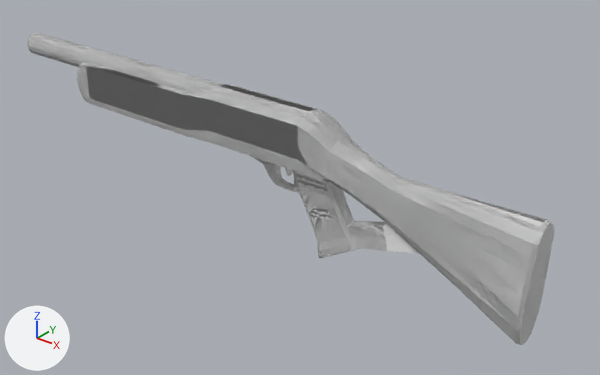
Before and after pictures for a commit that changed the Blender file gun.blend.
Both versions are drawn from a camera (50 mm lens) standing at (0.793, -0.915, 0.483) and looking at (0.028, 0.042, -0.111). Arrows for +X, +Y and +Z are at lower left; the lights stay in place.

Script lines for the objects in view, before the commit:
```python
me_cube = bpy.data.meshes.new('Cube')
me_cube.from_pydata(...)  # 3076 vertices, 3168 faces; spans x -0.49..0.38, y -0.26..0.26, z -1.3..0.32
ob_gun = bpy.data.objects.new('gun', me_cube)
ob_gun.parent = ob_gun_base
ob_gun.location = (0.0, 0.0, 0.0)
ob_gun.scale = (1.21, 0.138, 0.155)
```
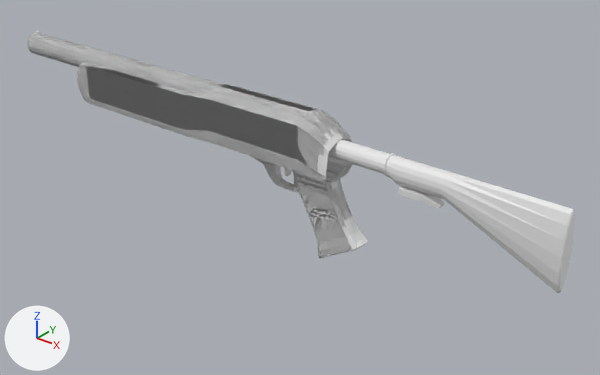
What changed in the scene script:
```text
Change me_cube:
    used by ob_gun; parent = ob_gun_base; location = (0.0, 0.0, 0.0); scale = (1.21, 0.138, 0.155)
    remove me_cube.from_pydata(...)  # 3076 vertices, 3168 faces; spans x -0.49..0.38, y -0.26..0.26, z -1.3..0.32
    add me_cube.from_pydata(...)  # 2477 vertices, 2520 faces, 12 loose edges; spans x -0.49..0.15, y -0.26..0.26, z -1.23..0.35
    me_cube part 1: 613 vertices removed from x 0.11..0.38, y -0.25..0.23, z -1.3..0.1; 6 vertices added at x 0.14..0.15, y -0.05..0.05, z -0.88..-0.83
Add me_cube_006:
    me_cube_006.from_pydata([(-0.0292, -0.0125, -0.0245), (-0.0292, -0.0125, 0.0005), (-0.0292, 0.0125, -0.0245), (-0.0292, 0.0125, 0.0005), (-0.0042, -0.0125, -0.0245), (-0.0042, -0.0125, 0.0005), (-0.0042, 0.0125, -0.0245), (-0.0042, 0.0125, 0.0005), (0.0, 0.0125, 0.0), (-0.0021, 0.0125, -0.024), (-0.0021, -0.0125, -0.024), (0.0, -0.0125, 0.0), (0.0226, 0.0063, -0.0282), (0.0215, 0.0063, -0.0403), (0.0215, -0.0063, -0.0403), (0.0226, -0.0063, -0.0282)], [], [(0, 1, 3, 2), (2, 3, 7, 6), (6, 7, 8, 9), (4, 5, 1, 0), (2, 6, 4, 0), (7, 3, 1, 5), (11, 10, 14, 15), (5, 4, 10, 11), (4, 6, 9, 10), (7, 5, 11, 8), (13, 12, 15, 14), (10, 9, 13, 14), (8, 11, 15, 12), (9, 8, 12, 13)])
Add me_cylinder:
    me_cylinder.from_pydata(...)  # 201 vertices, 193 faces; spans x -0.032..0.408, y -0.017..0.017, z -0.107..0.017
Add ob_stock_adjuster:
    ob_stock_adjuster = bpy.data.objects.new('stock adjuster', me_cube_006)
    ob_stock_adjuster.parent = ob_stock
    ob_stock_adjuster.matrix_parent_inverse = Matrix(((1.0, 0.0, 0.0, -0.165), (0.0, 1.0, 0.0, 0.0), (0.0, 0.0, 1.0, 0.0), (0.0, 0.0, 0.0, 1.0)))
    ob_stock_adjuster.location = (0.366, 0.0, -0.0252)
    ob_stock_adjuster.scale = (1.21, 1.0, 0.364)
Add ob_stock:
    ob_stock = bpy.data.objects.new('stock', me_cylinder)
    ob_stock.parent = ob_gun_base
    ob_stock.location = (0.0825, 0.0, 0.0)
```

Location of each change, [x1, y1, x2, y2] in pixels of the pictures (600 x 375 px):
'gun', reshaped (35% narrower, 27% shorter)
    before: [28, 33, 555, 345]
    after: [28, 31, 368, 258]
'stock', added
    after: [328, 139, 575, 293]
'stock adjuster', added
    after: [398, 186, 444, 209]
part 1 of me_cube, cut back
    before: [322, 134, 555, 345]
    after: [346, 221, 368, 248]
